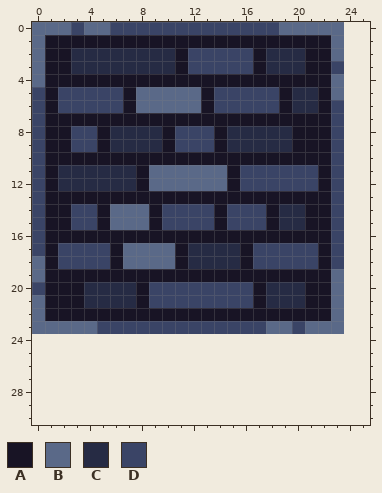
One commit to this pixel-art sprite: Assets/Images/floor-stone.png. The picture above is the old version.
The file is 24x24 pixels. Shown: x 0..25, y 0..30. The old version is drawn lined up with the new one, on the new canvas.
Palette (. is transparent): A #181425  B #5a6988  C #262b44  D #3a4466
Pixels before, first column x 0:
 0 BBBDBBDDDDDDDDDDDDDBBBBB
 1 BAAAAAAAAAAAAAAAAAAAAAAB
 2 BAACCCCCCCCADDDDDACCCAAB
 3 BAACCCCCCCCADDDDDACCCAAD
 4 BAAAAAAAAAAAAAAAAAAAAAAB
 5 DADDDDDABBBBBADDDDDACCAB
 6 DADDDDDABBBBBADDDDDACCAD
 7 DAAAAAAAAAAAAAAAAAAAAAAD
 8 DAADDACCCCADDDACCCCCAAAD
 9 DAADDACCCCADDDACCCCCAAAD
10 DAAAAAAAAAAAAAAAAAAAAAAD
11 DACCCCCCABBBBBBADDDDDDAD
12 DACCCCCCABBBBBBADDDDDDAD
13 DAAAAAAAAAAAAAAAAAAAAAAD
14 DAADDABBBADDDDADDDACCAAD
15 DAADDABBBADDDDADDDACCAAD
16 DAAAAAAAAAAAAAAAAAAAAAAD
17 DADDDDABBBBACCCCADDDDDAD
18 BADDDDABBBBACCCCADDDDDAD
19 BAAAAAAAAAAAAAAAAAAAAAAB
20 DAAACCCCADDDDDDDDACCCAAB
21 BAAACCCCADDDDDDDDACCCAAB
22 BAAAAAAAAAAAAAAAAAAAAAAB
23 BBBBBDDDDDDDDDDDDDBBDBBB
The result:
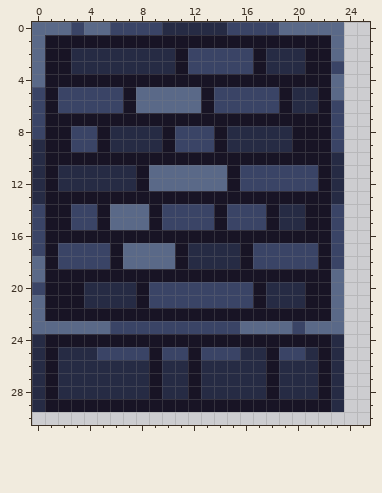
The edit:
canvas 24x24 -> 48x48
Changed rows in their new state; - is an unchanged pixel.
first column x 10:
 0 CCCCC
first column x 0:
 9 C-----------------------
10 C----------------------C
11 C----------------------C
12 C----------------------C
13 C----------------------C
first column x 0:
23 -----B----------BB------
24 CAAAAAAAAAAAAAAAAAAAAAAC
25 CACCCDDDDADDADDDCCADDCAC
26 CACCCCCCCACCACCCCCACCCAC
27 CACCCCCCCACCACCCCCACCCAC
28 CACCCCCCCACCACCCCCACCCAC
29 CAAAAAAAAAAAAAAAAAAAAAAC
